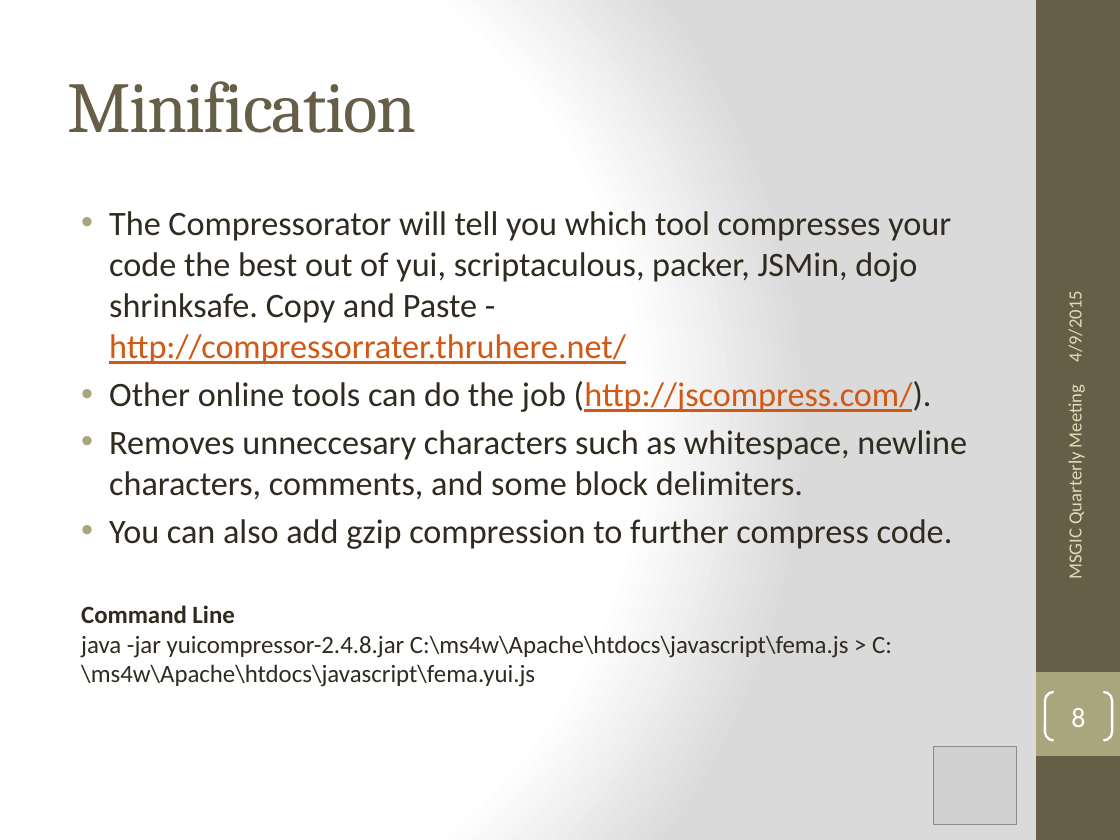
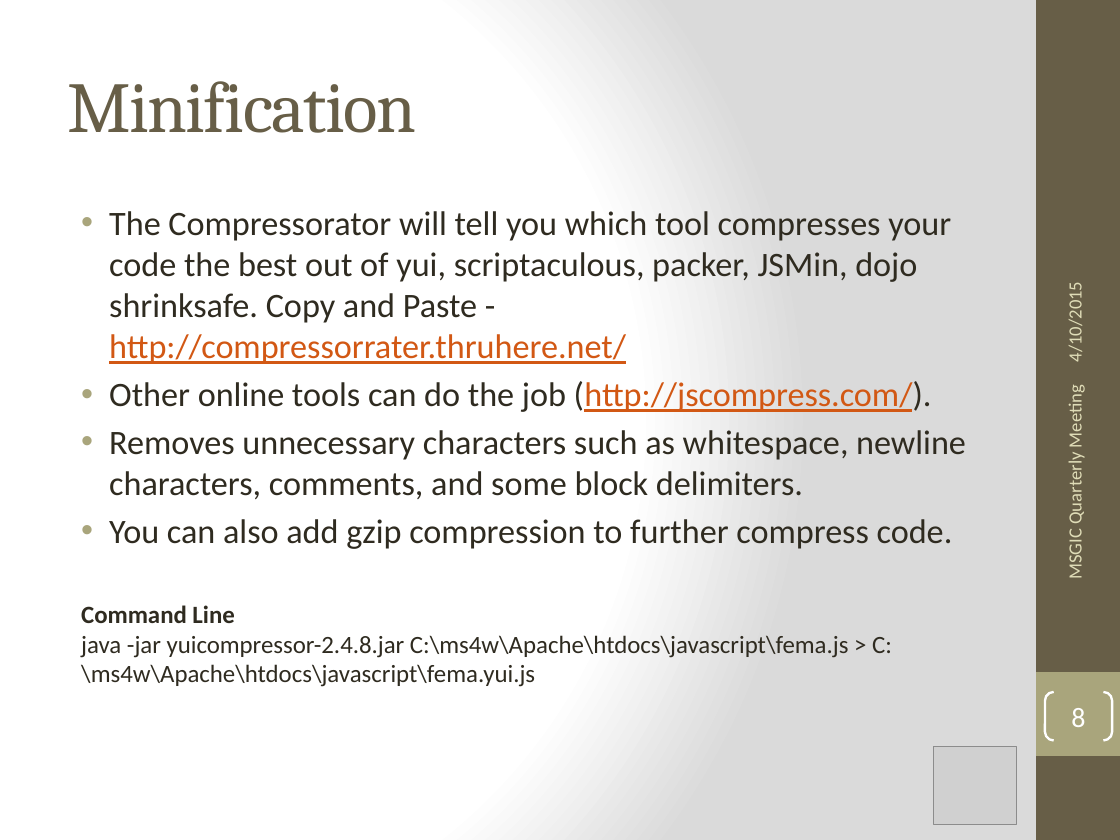
Before and after one commit to jbchurchill/current_presentations, a slide deck: slide 8 of Lessons_Learned_ESRI_javascript_API.pptx. Drawn at 1120x840 pixels with LibreOffice and Linux fonts; fonts in the diff are those of the drawing; grey boxes stand for pictures. Boxes give left, top, right and bottom in pixels: in the first picture for what was removed or moved away, otherwise in the second. Text is boxed around its words. In the diff, an @@ line names an element or a change of style, - is before the commit and + after.

```diff
--- a/Lessons_Learned_ESRI_javascript_API.pptx
+++ b/Lessons_Learned_ESRI_javascript_API.pptx
@@ text at box(1064, 291, 1087, 361): text changed @@
-4/9/2015
+4/10/2015
@@ text at box(109, 430, 966, 499): text changed @@
-• Removes unneccesary characters such as whitespace, newline characters, comments, and some block delimiters.
+• Removes unnecessary characters such as whitespace, newline characters, comments, and some block delimiters.
```
Also in this commit, not shown: 14 other slides changed, 1 other file.
